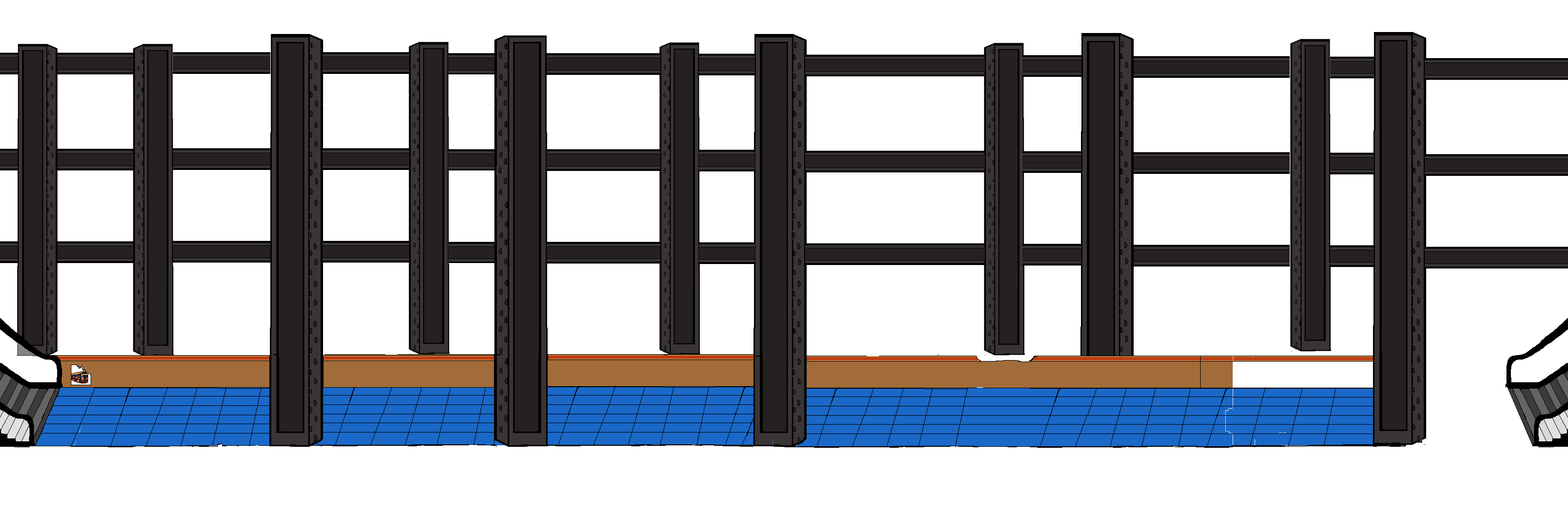
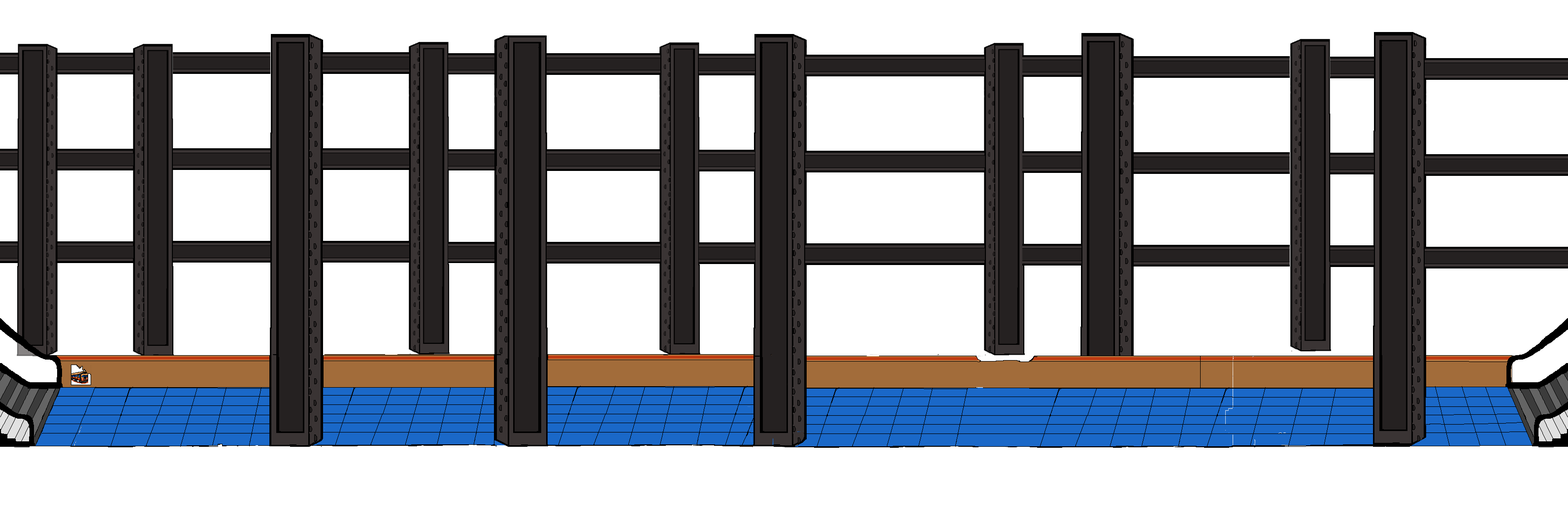
Layered file, before and after one edit (w=1568, h=532). Changes by layer:
painted on "subwayFlooringBackground copy #3" over [1225, 355, 1533, 447]
